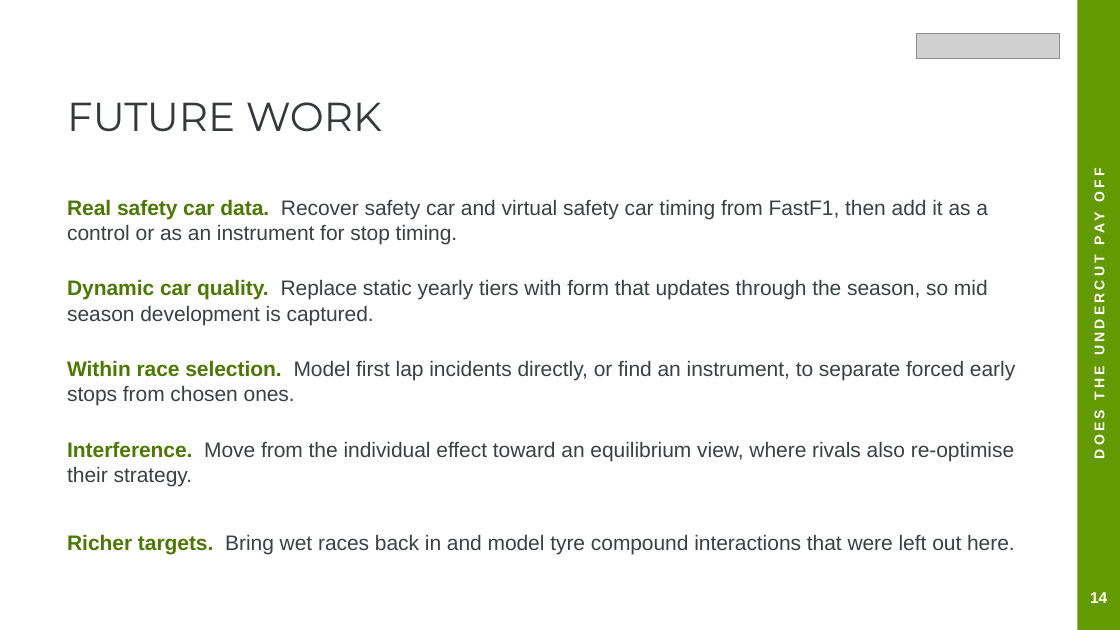
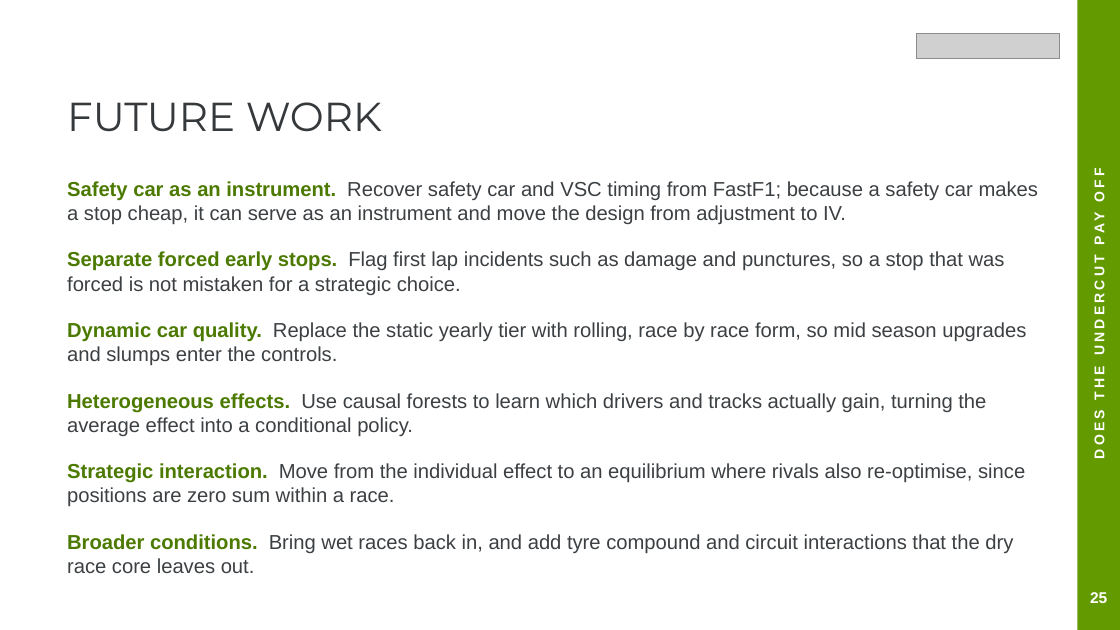
Before and after one commit to Munish0303/dai-mission-group-K, a slide deck: slide 33 of presentation.pptx (slide 21 before the commit). Drawn at 1120x630 pixels with LibreOffice and Linux fonts; fonts in the diff are those of the drawing; grey boxes stand for pictures. Boxes give left, top, right and bottom in pixels: in the first picture for what was removed or moved away, otherwise in the second. Text is boxed around its words. In the diff, an @@ line names an element or a change of style, - is before the commit and + after.

Commit message:
presentation updated

```diff
--- a/presentation.pptx
+++ b/presentation.pptx
@@ text at <box>67,181,1038,224</box>: text changed; size 13.5 to 13 pt @@
-Real safety car data. Recover safety car and virtual safety car timing from FastF1, then add it as a control or as an instrument for stop timing.
+Safety car as an instrument. Recover safety car and VSC timing from FastF1; because a safety car makes a stop cheap, it can serve as an instrument and move the design from adjustment to IV.
@@ text at <box>67,251,1005,295</box>: text changed; size 13.5 to 13 pt @@
-Dynamic car quality. Replace static yearly tiers with form that updates through the season, so mid season development is captured.
+Separate forced early stops. Flag first lap incidents such as damage and punctures, so a stop that was forced is not mistaken for a strategic choice.
@@ text at <box>67,322,1026,365</box>: text changed; size 13.5 to 13 pt @@
-Within race selection. Model first lap incidents directly, or find an instrument, to separate forced early stops from chosen ones.
+Dynamic car quality. Replace the static yearly tier with rolling, race by race form, so mid season upgrades and slumps enter the controls.
@@ text added at <box>67,393,953,436</box>, 13 pt, text #3C4043 @@
+Heterogeneous effects. Use causal forests to learn which drivers and tracks actually gain, turning the average effect into a conditional policy.
@@ text at <box>67,463,1025,506</box>: text changed; size 13.5 to 13 pt @@
-Interference. Move from the individual effect toward an equilibrium view, where rivals also re-optimise their strategy.
+Strategic interaction. Move from the individual effect to an equilibrium where rivals also re-optimise, since positions are zero sum within a race.
@@ text at <box>67,534,1013,573</box>: text changed; size 13.5 to 13 pt @@
-Richer targets. Bring wet races back in and model tyre compound interactions that were left out here.
+Broader conditions. Bring wet races back in, and add tyre compound and circuit interactions that the dry race core leaves out.
@@ text at <box>1090,592,1107,603</box>: text changed @@
-14
+25
```
Also in this commit, not shown: 18 other slides changed, 12 slides added.
